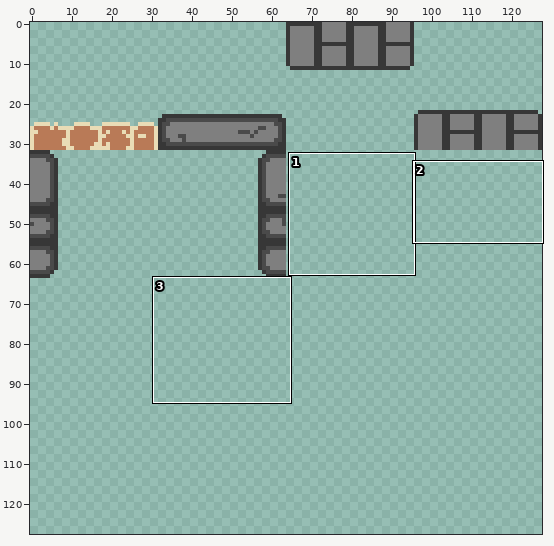
File history of a sprite sheet, src/Assets/foregroundSprites.png. Above, an overview of the earlier version with the close-up marked.
Close-up. The starting point:
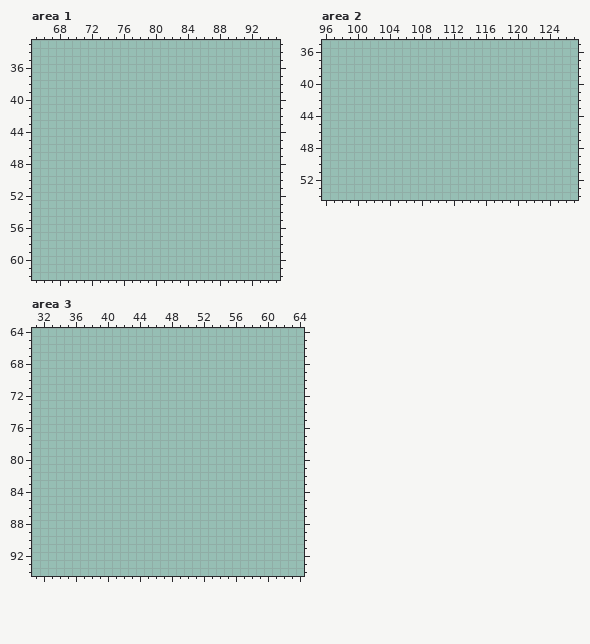
The file is 128x128 pixels. Colours within 5 levels of each other are drawn and written as one. Shown: area 1: x 65..95, y 33..62; area 2: x 96..127, y 35..54; area 3: x 31..64, y 64..94. The commit also changed other parts of the picture, which this record leaves out.
Palette (. is transparent): 
After the commit:
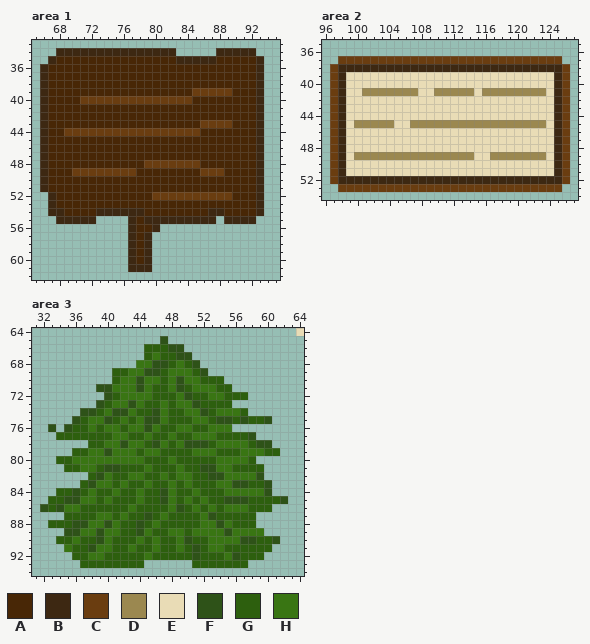
Colours new in this view: A #482706  B #3d2812  C #6a3d10  D #9b8850  E #e9dcb6  F #2e5218  G #2d5f0e  H #397513
Changes in this commit:
Area 1:
y 34: x 68..82 ............... -> BBBBBBBBBBBBBBB; x 88..92 ..... -> BBBBB
y 35: x 67..93 ........................... -> BAAAAAAAAAAAAAAABBBBBAAAAAB
y 36..38: x 66..93 ............................ -> BAAAAAAAAAAAAAAAAAAAAAAAAAAB
y 39: x 66..93 ............................ -> BAAAAAAAAAAAAAAAAAACCCCCAAAB
y 40: x 66..93 ............................ -> BAAAACCCCCCCCCCCCCCAAAAAAAAB
y 41..42: x 66..93 ............................ -> BAAAAAAAAAAAAAAAAAAAAAAAAAAB
y 43: x 66..93 ............................ -> BAAAAAAAAAAAAAAAAAAACCCCAAAB
y 44: x 66..93 ............................ -> BAACCCCCCCCCCCCCCCCCAAAAAAAB
y 45..47: x 66..93 ............................ -> BAAAAAAAAAAAAAAAAAAAAAAAAAAB
y 48: x 66..93 ............................ -> BAAAAAAAAAAAACCCCCCCAAAAAAAB
y 49: x 66..93 ............................ -> BAAACCCCCCCCAAAAAAAACCCAAAAB
y 50..51: x 66..93 ............................ -> BAAAAAAAAAAAAAAAAAAAAAAAAAAB
y 52: x 67..93 ........................... -> BAAAAAAAAAAAACCCCCCCCCCAAAB
y 53: x 67..93 ........................... -> BAAAAAAAAAAAAAAAAAAAAAAAAAB
y 54: x 67..93 ........................... -> BBAAAABBBBBBAAAAAAAABBAAAAB
y 55: x 68..72 ..... -> BBBBB; x 77..87 ........... -> BABBBBBBBBB; x 89..92 .... -> BBBB
y 56: x 77..80 .... -> BAAB
y 57..60: x 77..79 ... -> BAB
y 61: x 77..79 ... -> BBB
Area 2:
y 37: x 98..125 ............................ -> CCCCCCCCCCCCCCCCCCCCCCCCCCCC
y 38: x 97..126 .............................. -> CBBBBBBBBBBBBBBBBBBBBBBBBBBBBC
y 39..40: x 97..126 .............................. -> CBEEEEEEEEEEEEEEEEEEEEEEEEEEBC
y 41: x 97..126 .............................. -> CBEEDDDDDDDEEDDDDDEDDDDDDDDEBC
y 42..44: x 97..126 .............................. -> CBEEEEEEEEEEEEEEEEEEEEEEEEEEBC
y 45: x 97..126 .............................. -> CBEDDDDDEEDDDDDDDDDDDDDDDDDEBC
y 46..48: x 97..126 .............................. -> CBEEEEEEEEEEEEEEEEEEEEEEEEEEBC
y 49: x 97..126 .............................. -> CBEDDDDDDDDDDDDDDDEEDDDDDDDEBC
y 50..51: x 97..126 .............................. -> CBEEEEEEEEEEEEEEEEEEEEEEEEEEBC
y 52: x 97..126 .............................. -> CBBBBBBBBBBBBBBBBBBBBBBBBBBBBC
y 53: x 98..125 ............................ -> CCCCCCCCCCCCCCCCCCCCCCCCCCCC
Area 3:
y 64: x 64 . -> E
y 65: x 47 . -> F
y 66: x 45..49 ..... -> GGGFF
y 67: x 45..50 ...... -> GHGGFF
y 68: x 44..51 ........ -> HHFFGHGF
y 69: x 41..52 ............ -> GGHHFFGHHHGF
y 70: x 41..54 .............. -> GHHFHHGHFHHGGG
y 71: x 39..55 ................. -> FFHHHFHGGHFGHHHGG
y 72: x 40..57 .................. -> FGHHHHGGGHFGGHHGGG
y 73: x 39..55 ................. -> FGHHFHGGHGHHFGGGG
y 74: x 37..57 ..................... -> FFGHFFHGGFHGGHHFGHHHG
y 75: x 36..60 ......................... -> FGHHFGHGHFFHGGGHHGFFGFGGF
y 76: x 33 . -> F; x 35..55 ..................... -> FGGHGHHGHHFHGGHHGGHHH
y 77: x 34..58 ......................... -> GGGGGGGHHGGHGGHGGHHHGGGGF
y 78: x 38..60 ....................... -> GGHHFHHGFHGHFFFGHHHHGFF
y 79: x 36..61 .......................... -> GGHHFHHHGHHGGGGHHHGGGHHHGG
y 80: x 34..58 ......................... -> GGHHHHHHHHHGGGHGGGGGHHHHG
y 81: x 35..59 ......................... -> GGHHGFFGGGHGGGHGGFFHHGGGG
y 82: x 38..59 ...................... -> GFHGGHHGGHGHHGGFFHHHHF
y 83: x 37..60 ........................ -> GFHHGHGGHGGHGHGGGHHFFGGF
y 84: x 34..60 ........................... -> GGFGHGGHGGHGGFHGGHGGGHHHHHF
y 85: x 33..62 .............................. -> GGFFHHGHGGGHGGFHGHGHGGFFFGGGGF
y 86: x 32..60 ............................. -> FGFHHGGGGGGHGGGGHFGHGHGHHHGGG
y 87: x 35..58 ........................ -> GGGGHHGHGGFGHGGGGHFGGGGG
y 88: x 33..58 .......................... -> GGGFFHHFHGGFGHGGGGGHHFHGGG
y 89: x 35..59 ......................... -> FFHHFHHGGFHGGHHGHHHHFHHHH
y 90: x 34..61 ............................ -> GGHGGFHGGGHGHGGHFGGHHHHFFGGF
y 91: x 35..60 .......................... -> HGGFHHGGHGGHGGHGFGHHGGGGGG
y 92: x 36..59 ........................ -> GGHHGGGGGHGGGGGFGGGHFGGG
y 93: x 37..44 ........ -> GGGGGGGG; x 51..57 ....... -> GGGGGGG
